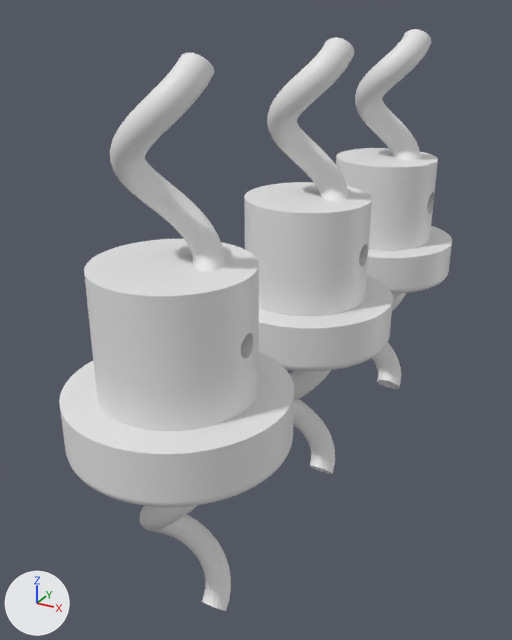
Before and after pictures for a commit that changed the Blender file rabbit ears corkscrew bushing.blend.
One viewpoint serves both versions: a camera (50 mm lens) standing at (31.1, -68.0, 34.6) and looking at (-4.0, -4.2, 2.7). Arrows for +X, +Y and +Z are at lower left; the lights stay in place.
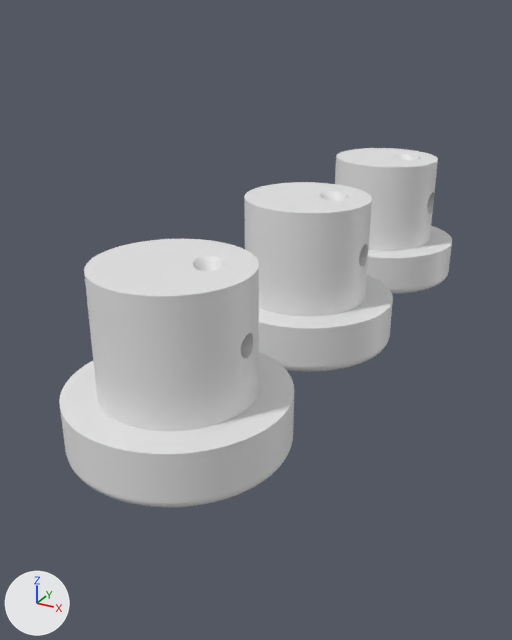
Boxes (x1, y1, x2, y2) around the edits, measured in the pictures (512 x 640 px):
'Circle.001', deleted: before (110, 53, 231, 611)
'Circle', deleted: before (267, 37, 354, 474)
'Circle.002', deleted: before (355, 29, 431, 389)

The edits, one by one:
Object 'Circle.002' (ob_circle_002) is deleted.
Object 'Circle.001' (ob_circle_001) is deleted.
Object 'Circle' (ob_circle) is deleted.
